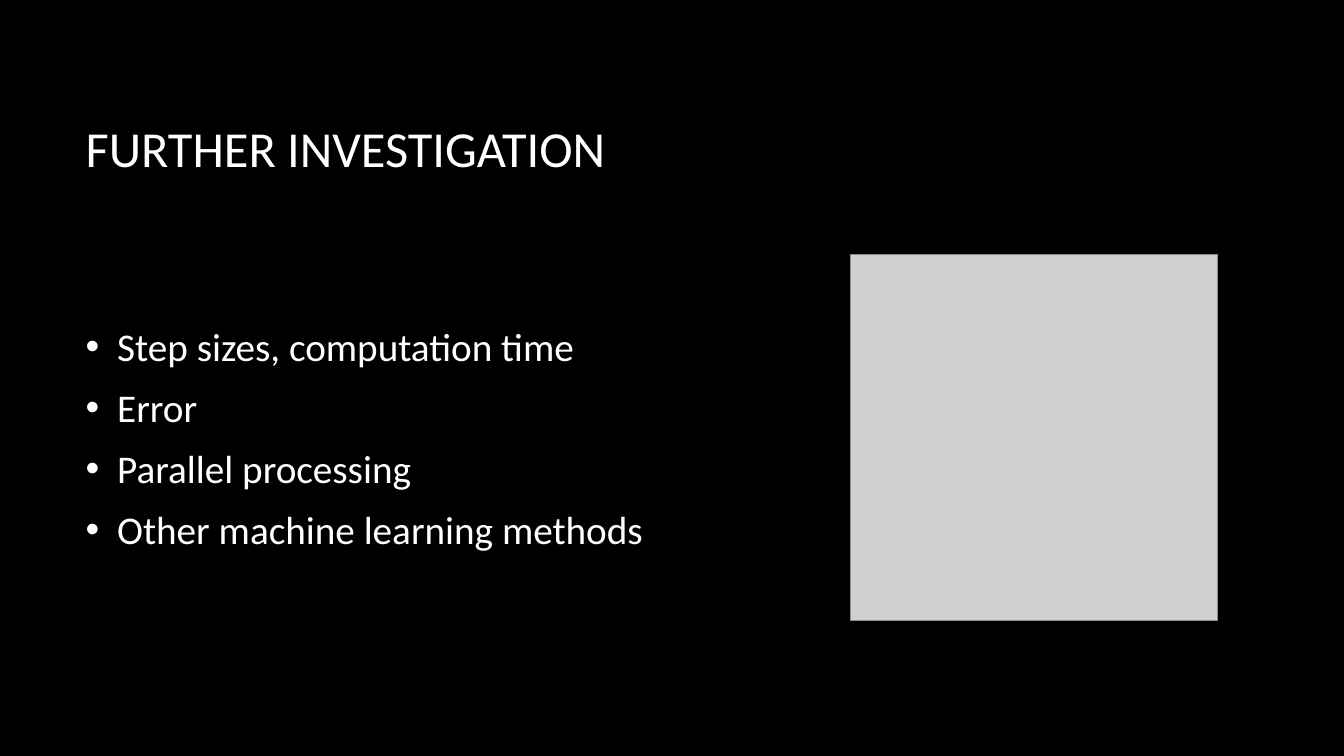
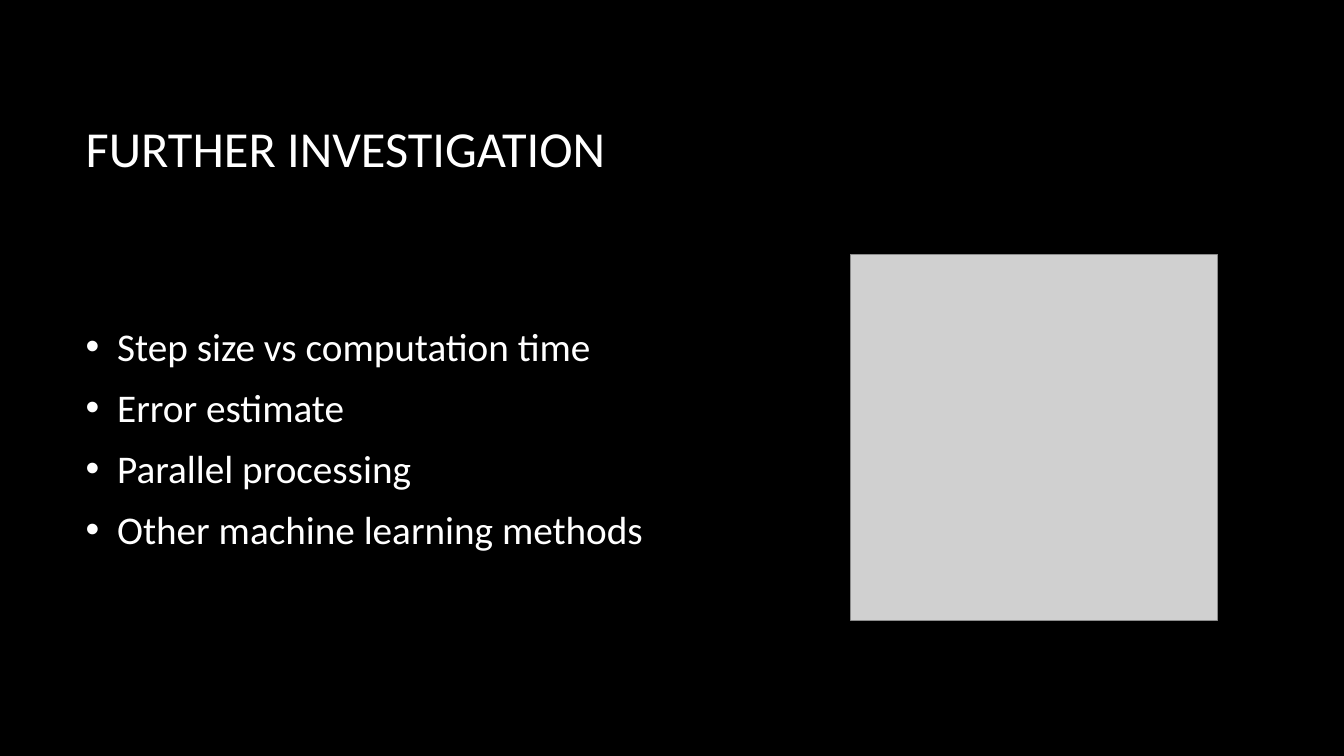
Before and after one commit to Smiley248/nasaspring, a slide deck: slide 19 of Presentations/NASA/NASA presentation.pptx. Drawn at 1344x756 pixels with LibreOffice and Linux fonts; fonts in the diff are those of the drawing; grey boxes stand for pictures; background and template pictures are left out. Boxes give left, top, right and bottom in pixels: in the first picture for what was removed or moved away, otherwise in the second. Text is boxed around its words. In the diff, an @@ line names an element or a change of style, - is before the commit and + after.

```diff
--- a/Presentations/NASA/NASA presentation.pptx
+++ b/Presentations/NASA/NASA presentation.pptx
@@ text at <box>117,334,591,423</box>: text changed @@
-• Step sizes, computation time
-• Error
+• Step size vs computation time
+• Error estimate
```
Also in this commit, not shown: 2 other slides changed.
